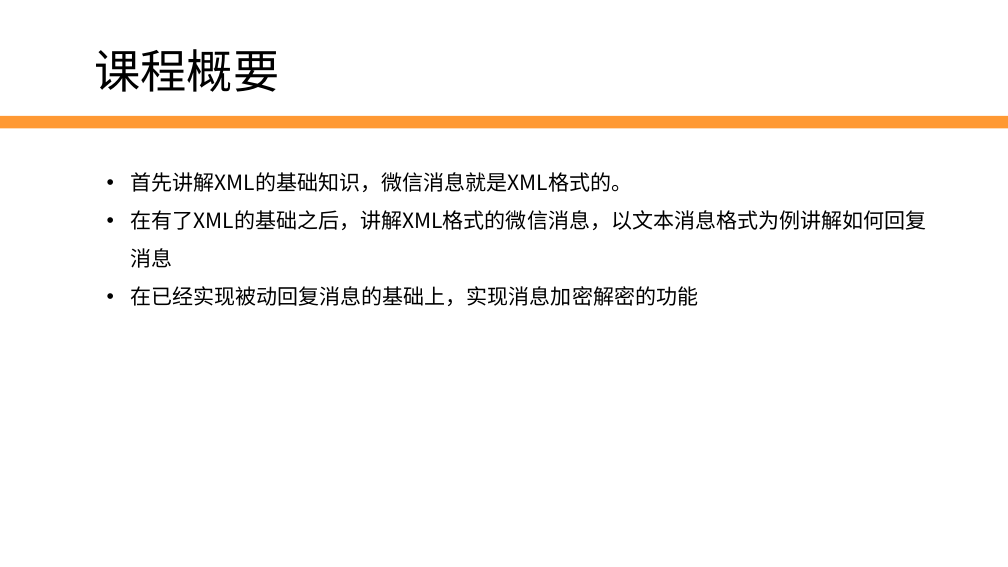
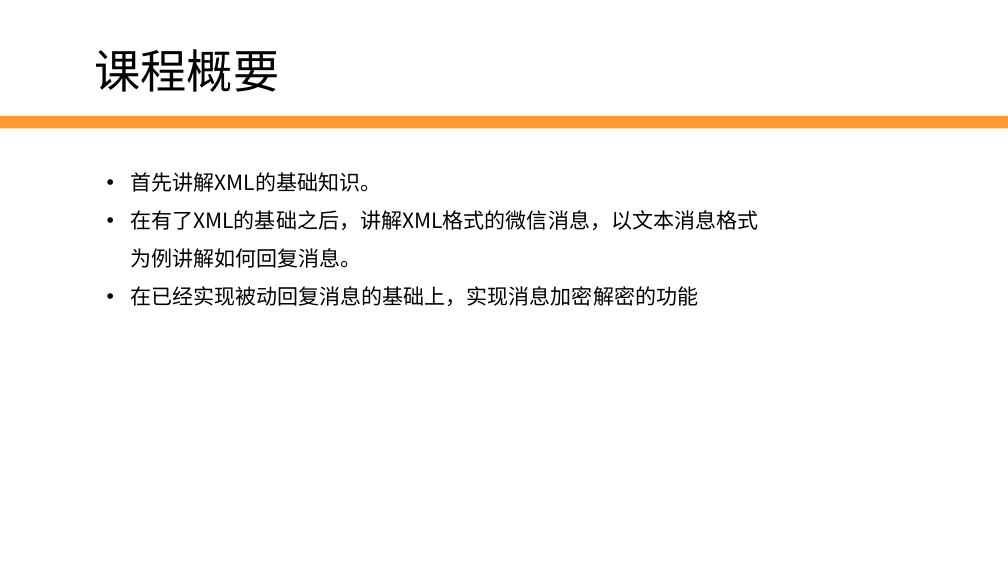
Before and after one commit to edu2act/2017-2018_1st_Wechat_Web_Programming, a slide deck: slide 2 of 课程ppt/第4讲 被动回复消息.pptx (slide 3 before the commit). Drawn at 1008x567 pixels with LibreOffice and Linux fonts; fonts in the diff are those of the drawing; background and template pictures are left out. Boxes give left, top, right and bottom in pixels: in the first picture for what was removed or moved away, otherwise in the second. Text is boxed around its words. In the diff, an @@ line names an element or a change of style, - is before the commit and + after.

Commit message:
update ppt

```diff
--- a/课程ppt/第4讲 被动回复消息.pptx
+++ b/课程ppt/第4讲 被动回复消息.pptx
@@ text at (130,172,758,268): text changed @@
-• 首先讲解XML的基础知识，微信消息就是XML格式的。
-• 在有了XML的基础之后，讲解XML格式的微信消息，以文本消息格式为例讲解如何回复消息
+• 首先讲解XML的基础知识。
+• 在有了XML的基础之后，讲解XML格式的微信消息，以文本消息格式为例讲解如何回复消息。
```
Also in this commit, not shown: 1 other file.
